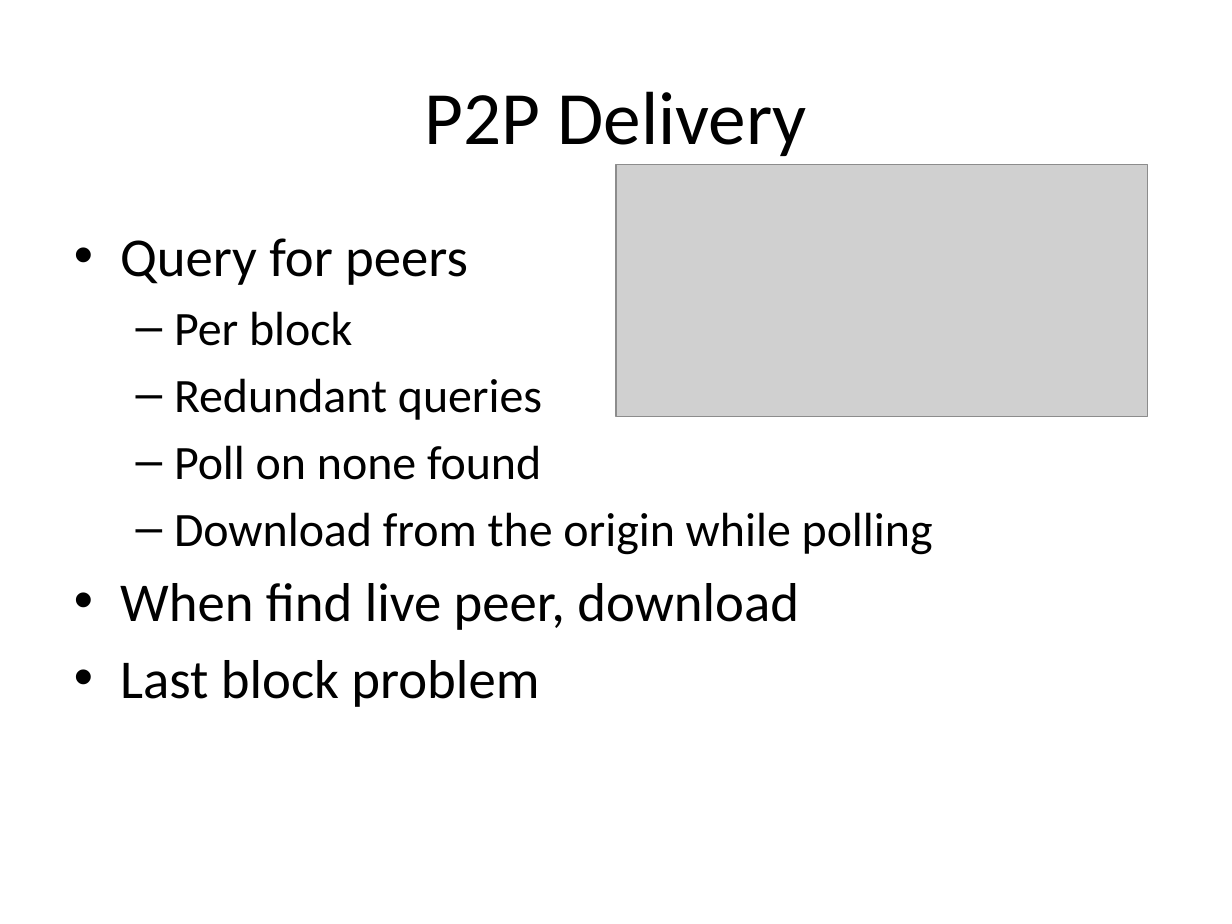
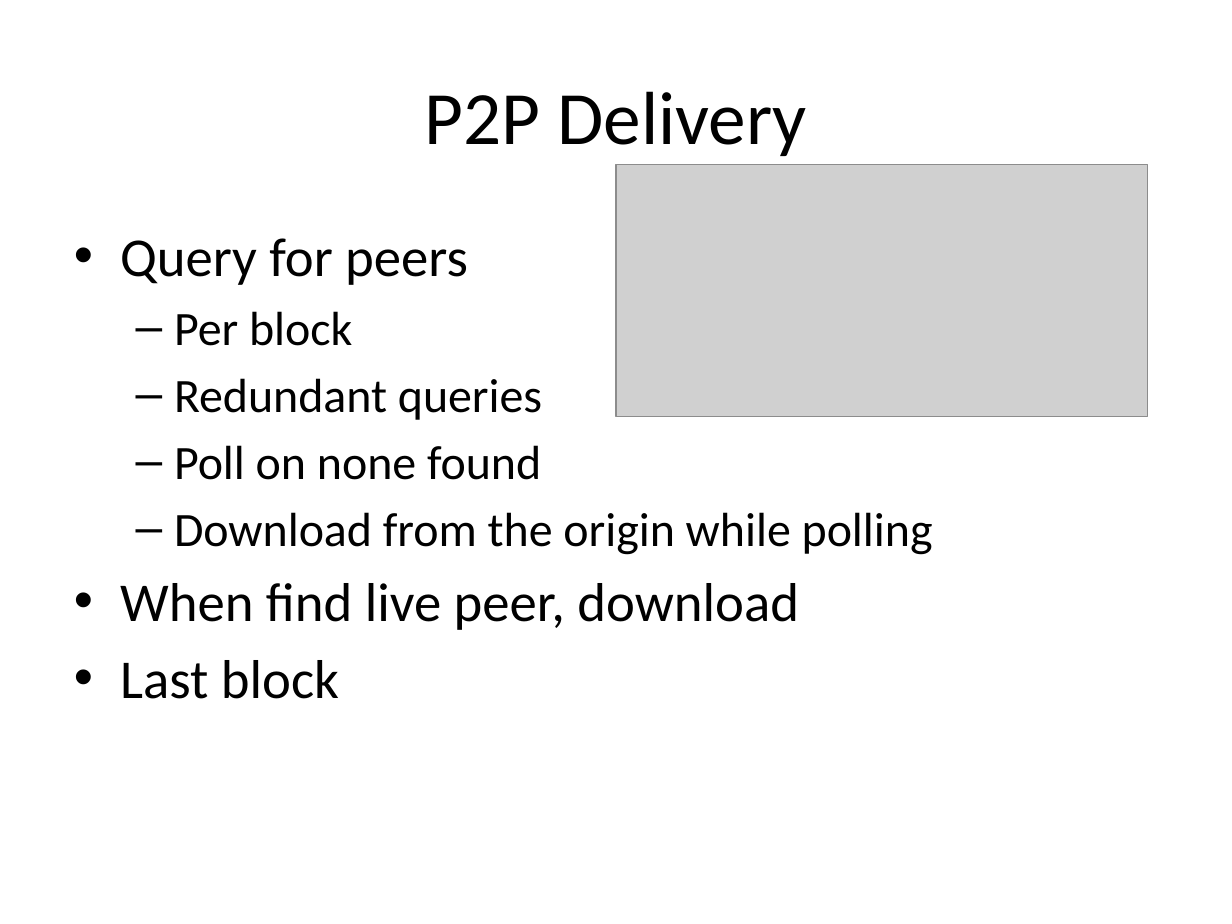
Before and after one commit to rdp/p2pwebclient, a slide deck: slide 15 of thesis_presentation/How to Make the Internet Faster.pptx. Drawn at 1232x924 pixels with LibreOffice and Linux fonts; fonts in the diff are those of the drawing; grey boxes stand for pictures. Boxes give left, top, right and bottom in pixels: in the first picture for what was removed or moved away, otherwise in the second. Text is boxed around its words. In the diff, an @@ line names an element or a change of style, - is before the commit and + after.

```diff
--- a/thesis_presentation/How to Make the Internet Faster.pptx
+++ b/thesis_presentation/How to Make the Internet Faster.pptx
@@ text at [120, 660, 339, 699]: text changed @@
-• Last block problem
+• Last block
```
Also in this commit, not shown: 6 other slides changed, 1 slide added.
